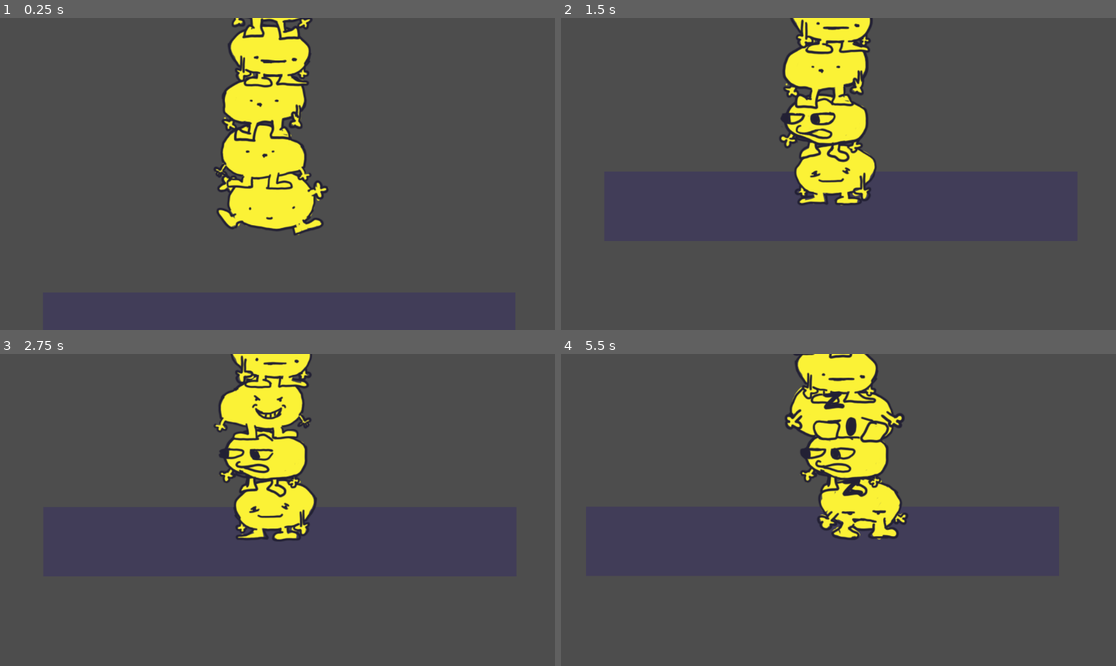
Above: before the commit, frames 1-4 (two rows, left to right).
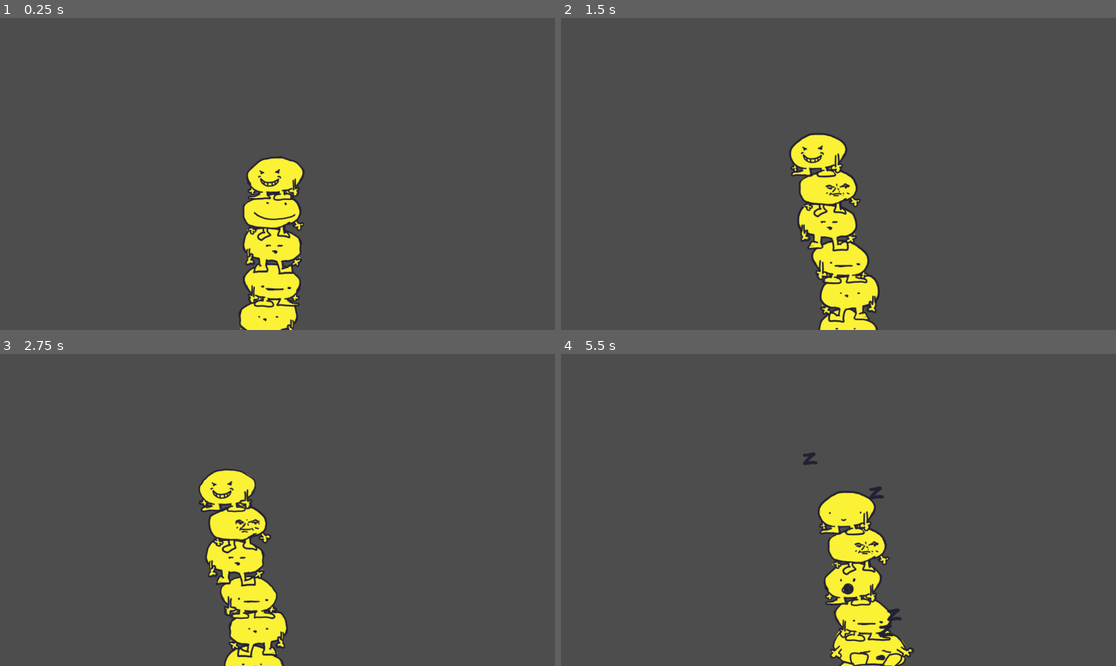
Above: after the commit, the same moments.

Repository: JCoMcL/ld56
Game: Godot game, scene res://LevelManager.tscn
Same seed, same stepped clock (60 frames per second), same inputs: the game is played once before the commit and once after it.
Inputs (mouse positions are in pixels of both pictures, inside the frame that each line leads up to):
- Up to frame 1 (0.25 s): no input
- Up to frame 2 (1.5 s): tap Enter (ui_accept) at 0.5, 0.77 s; move the mouse to (832, 211) at 0.52 s; press the mouse at (832, 211) at 0.53 s; hold D (go_right) from 0.53 s (still down); move the mouse to (827, 114) at 1.27 s; release the mouse at (827, 114) at 1.28 s; click (827, 114) at 1.35 s
- Up to frame 3 (2.75 s): tap Enter (ui_accept) at 1.52 s; move the mouse to (255, 397) at 2.02 s; release D (go_right) at 2.03 s; press the mouse at (255, 397) at 2.03 s; hold A (go_left) from 2.03 s (still down)
- Up to frame 4 (5.5 s): move the mouse to (810, 572) at 2.77 s; release A (go_left) at 2.78 s; release the mouse at (810, 572) at 2.78 s; hold D (go_right) 2.78-4.28 s; click (810, 572) at 2.85 s; tap Enter (ui_accept) at 3.02, 3.77, 4.52 s; move the mouse to (1005, 556) at 3.52 s; press the mouse at (1005, 556) at 3.53 s; move the mouse to (672, 463) at 4.27 s; release the mouse at (672, 463) at 4.28 s; hold A (go_left) 4.28-5.03 s; click (672, 463) at 4.35 s; move the mouse to (866, 510) at 5.02 s; press the mouse at (866, 510) at 5.03 s; hold D (go_right) from 5.03 s (still down)

The runs differ from the first frame. In frame 1, 11% of the frame differs, in the area x 38-60%, y 0-100%; in frame 2, 11%; in frame 3, 13%, in the area x 35-58%, y 0-100%; in frame 4, 12%.

Commit message:
futz with the camera settings a bunch trying to get it to look good in extreme scales

Diff:
--- a/default_camera.gd
+++ b/default_camera.gd
@@ -16,6 +16,7 @@
 var screen_center: Vector2
 var current_velocity: Vector2 = Vector2.ZERO
 var initial_pos: Vector2
+@export var initial_offset: Vector2
 
 func _ready():
 	viewport_size = get_viewport().size
@@ -35,6 +36,7 @@
 
 	# Apply zoom
 	zoom = Vector2(new_zoom, new_zoom) * zoom_factor
+	offset = initial_offset * new_zoom
 
 func _process(delta):
 	adjust_zoom()
@@ -60,7 +62,7 @@
 	var final_target = lerp(target_pos, mouse_target, mouse_influence)
 
 	# Smoothly move camera towards target
-	var ideal_position = final_target - offset
+	var ideal_position = final_target
 	global_position = global_position.lerp(ideal_position, camera_speed * delta)
 
 # Optional method to change target at runtime
--- a/default_camera.tscn
+++ b/default_camera.tscn
@@ -4,13 +4,15 @@
 
 [node name="Camera2D" type="Camera2D"]
 position = Vector2(3, -122)
+offset = Vector2(0, -800)
 zoom = Vector2(0.795, 0.795)
 limit_left = -1000
 limit_top = -1000
 limit_right = 1000
-limit_bottom = 1000
+limit_bottom = 2000
 limit_smoothed = true
 script = ExtResource("1_0afco")
 mouse_influence = 0.15
 mouse_deadzone = 200.0
-zoom_factor = 2.0
+zoom_factor = 1.4
+initial_offset = Vector2(0, -800)
--- a/guort.gd
+++ b/guort.gd
@@ -30,7 +30,7 @@
 	if $Patience.time_left:
 		$Patience.start($Patience.time_left + 1)
 	else:
-		set_timer($Patience, 15, on_patience_expired)
+		set_timer($Patience, 24, on_patience_expired)
 
 func on_patience_expired():
 	sleep()
--- a/guort.tscn
+++ b/guort.tscn
@@ -679,7 +679,7 @@
 position = Vector2(0, 8)
 sprite_frames = SubResource("SpriteFrames_matdj")
 animation = &"sleep"
-frame_progress = 0.862706
+frame_progress = 0.143579
 script = ExtResource("13_esvsc")
 reserved_animations = Array[StringName]([&"sleep"])
 
Not shown, changed: export/Makefile
